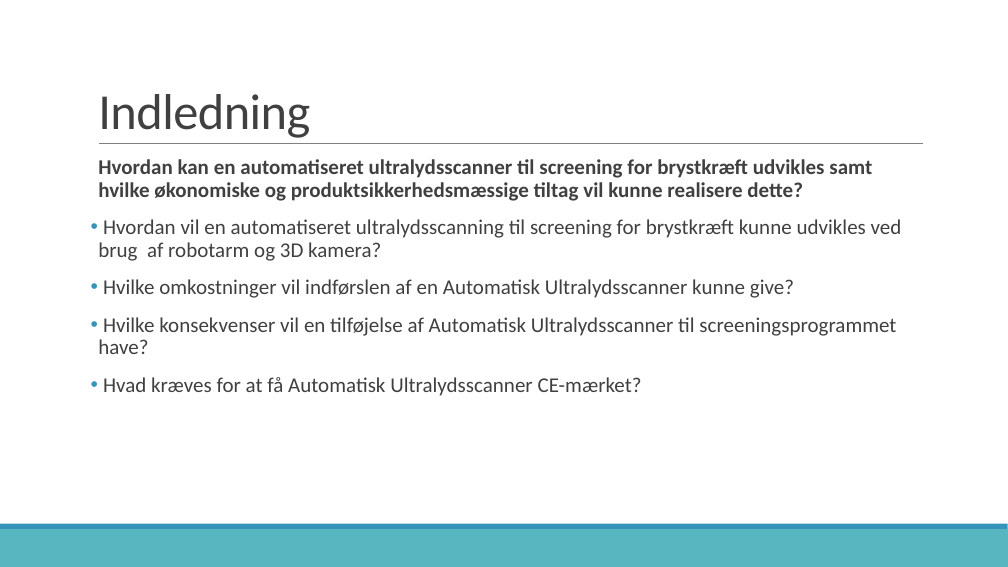
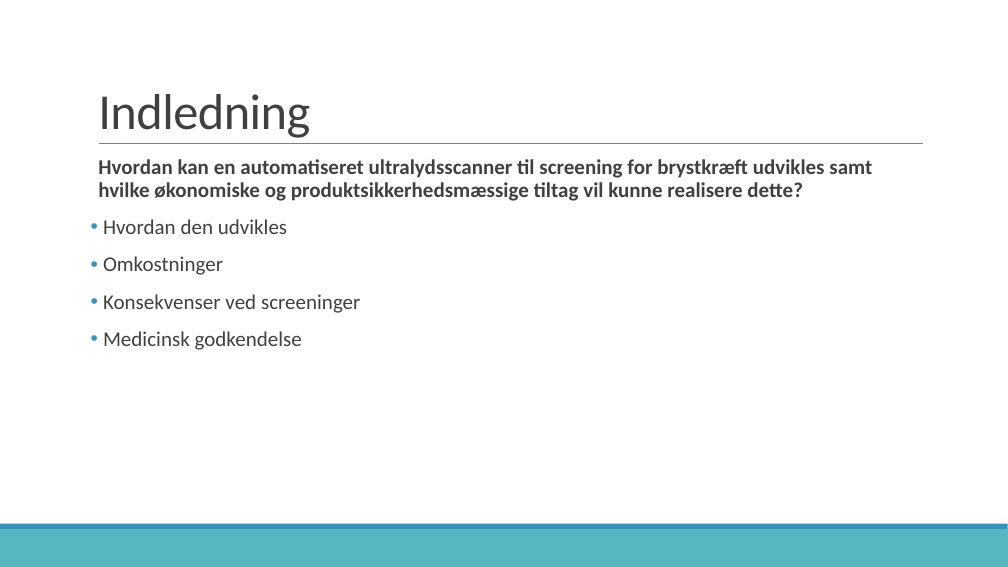
Before and after one commit to zeroregard/Automatic-Sonography, a slide deck: slide 4 of Præsentation_Eksamen.pptx. Drawn at 1008x567 pixels with LibreOffice and Linux fonts; fonts in the diff are those of the drawing. Boxes give left, top, right and bottom in pixels: in the first picture for what was removed or moved away, otherwise in the second. Text is boxed around its words. In the diff, an @@ line names an element or a change of style, - is before the commit and + after.

```diff
--- a/Præsentation_Eksamen.pptx
+++ b/Præsentation_Eksamen.pptx
@@ text at (103,219,360,350): text changed @@
-• Hvordan vil en automatiseret ultralydsscanning til screening for brystkræft kunne udvikles ved brug af robotarm og 3D kamera?
-• Hvilke omkostninger vil indførslen af en Automatisk Ultralydsscanner kunne give?
-• Hvilke konsekvenser vil en tilføjelse af Automatisk Ultralydsscanner til screeningsprogrammet have?
-• Hvad kræves for at få Automatisk Ultralydsscanner CE-mærket?
+• Hvordan den udvikles
+• Omkostninger
+• Konsekvenser ved screeninger
+• Medicinsk godkendelse
```
Also in this commit, not shown: 8 other slides changed, 1 slide added, 1 slide removed, 1 other file.
